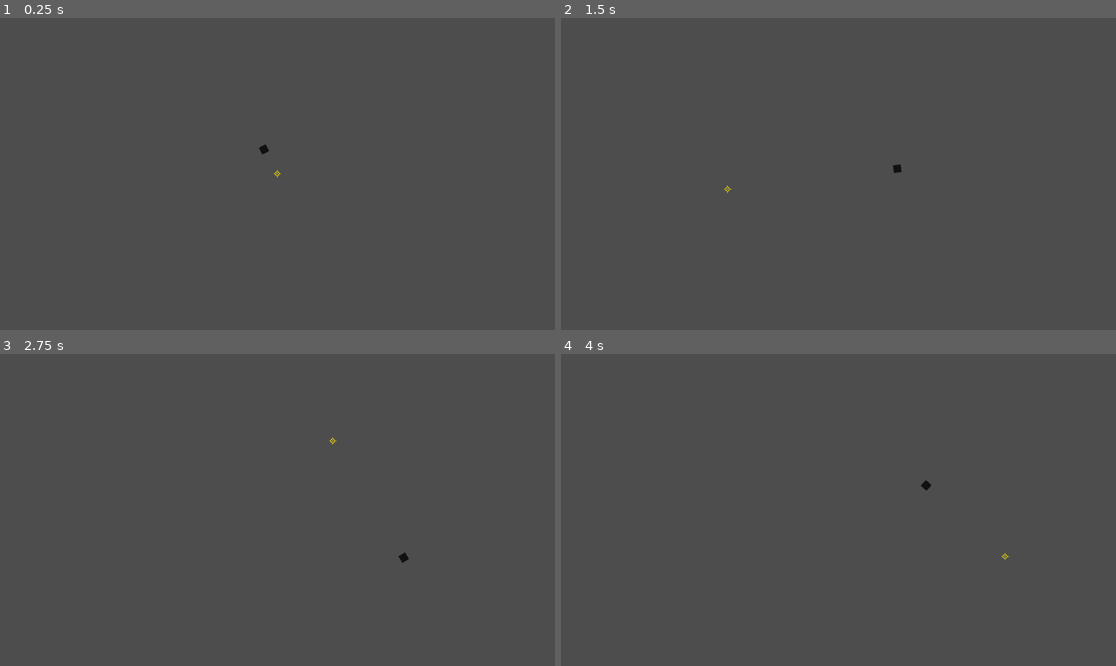
Above: before the commit, frames 1-4 (two rows, left to right).
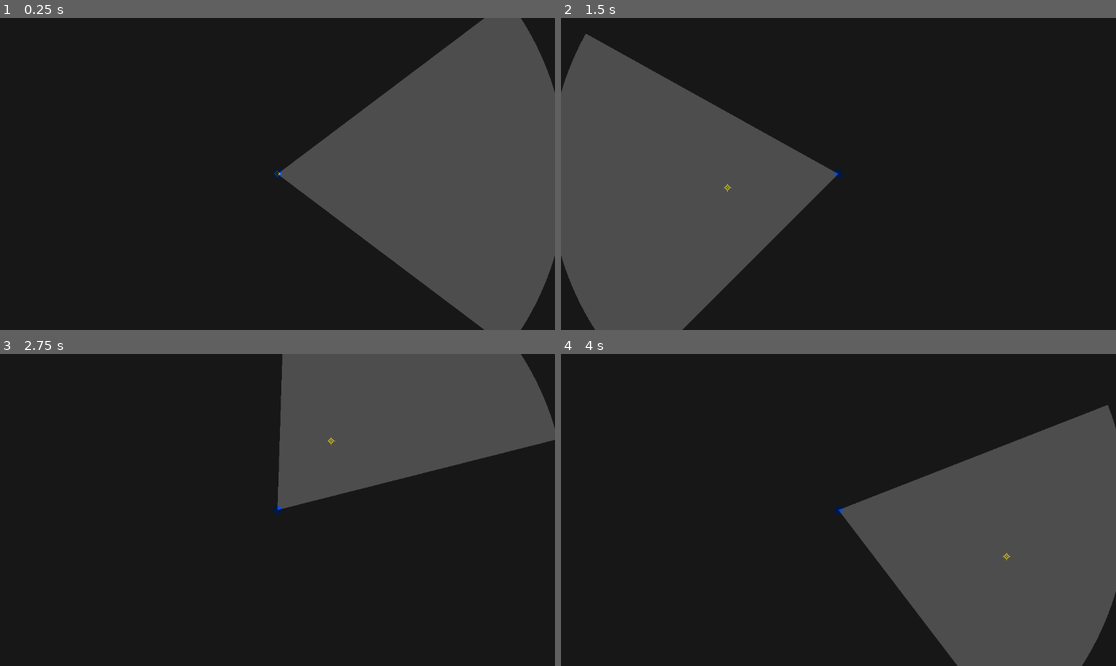
Above: after the commit, the same moments.

Repository: ClaudersonXavier/faculandia
Game: Godot game, scene res://scenes/cena_principal.tscn
Same seed, same stepped clock (60 frames per second), same inputs: the game is played once before the commit and once after it.
Inputs (mouse positions are in pixels of both pictures, inside the frame that each line leads up to):
- Up to frame 1 (0.25 s): no input
- Up to frame 2 (1.5 s): tap Enter at 0.5 s; move the mouse to (960, 158) at 0.52 s; hold Right (ui_right) 0.53-1.28 s; move the mouse to (727, 189) at 1.27 s; hold Down (ui_down) from 1.28 s (still down)
- Up to frame 3 (2.75 s): tap Space at 2 s; move the mouse to (333, 441) at 2.02 s; release Down (ui_down) at 2.03 s; hold Right (ui_right) from 2.03 s (still down)
- Up to frame 4 (4 s): move the mouse to (810, 572) at 2.77 s; release Right (ui_right) at 2.78 s; hold Up (ui_up) 2.78-3.53 s; move the mouse to (1005, 556) at 3.52 s; hold Left (ui_left) from 3.53 s (still down)

The runs differ from the first frame. In frame 1, 70% of the frame differs, in the area x 0-100%, y 0-100%; in frame 2, 71%; in frame 3, 81%; in frame 4, 72%.

Commit message:
feat: adicionando campo de visão conica ao player, opacidade do mundo fora do campo de visão e função de verificação de campo de visão.

Diff:
--- a/scenes/cena_principal.tscn
+++ b/scenes/cena_principal.tscn
@@ -1,12 +1,22 @@
 [gd_scene format=3 uid="uid://dphs6jpg12a2n"]
 
 [ext_resource type="Script" uid="uid://gm7dyni7wdu7" path="res://scripts/player_moviment.gd" id="1_52c58"]
-[ext_resource type="Texture2D" uid="uid://bu45iy4ixe3ve" path="res://sprites/player_placeholder.png" id="2_i37il"]
+[ext_resource type="Texture2D" uid="uid://beh2ilxgswjrg" path="res://sprites/player_placeholder.png" id="2_4m1tu"]
 [ext_resource type="Texture2D" uid="uid://c4sqt5p8s02l7" path="res://sprites/mira_placeholder.png" id="3_afkg8"]
 [ext_resource type="Script" uid="uid://boff4cv6ld4l0" path="res://scripts/crosshair.gd" id="4_r3ap5"]
+[ext_resource type="Shader" uid="uid://b7x1p12l55vt2" path="res://shaders/visao_conica.gdshader" id="5_shader"]
+[ext_resource type="Script" uid="uid://b7825i7ntlmhv" path="res://scripts/visibilidade.gd" id="6_4m1tu"]
 
 [sub_resource type="RectangleShape2D" id="RectangleShape2D_afkg8"]
 size = Vector2(16, 16)
+
+[sub_resource type="ShaderMaterial" id="ShaderMaterial_visao"]
+shader = ExtResource("5_shader")
+shader_parameter/player_screen_pos = Vector2(0, 0)
+shader_parameter/player_angle = 0.0
+shader_parameter/cone_half_angle = 0.0
+shader_parameter/vision_range = 0.0
+shader_parameter/darkness_alpha = 0.7
 
 [node name="MainLoop" type="Node2D" unique_id=1447878274]
 
@@ -21,11 +31,26 @@
 script = ExtResource("1_52c58")
 
 [node name="player_sprite" type="Sprite2D" parent="game_control/Player" unique_id=1511402002]
-texture = ExtResource("2_i37il")
+texture = ExtResource("2_4m1tu")
 
 [node name="player_collision" type="CollisionShape2D" parent="game_control/Player" unique_id=445350731]
 shape = SubResource("RectangleShape2D_afkg8")
 
+[node name="camera_player" type="Camera2D" parent="game_control/Player" unique_id=312255178]
+
 [node name="crosshair" type="Sprite2D" parent="game_control" unique_id=698244504]
 texture = ExtResource("3_afkg8")
 script = ExtResource("4_r3ap5")
+
+[node name="camada_ui" type="CanvasLayer" parent="." unique_id=1246862772]
+
+[node name="visibilidade" type="ColorRect" parent="camada_ui" unique_id=1446528238 node_paths=PackedStringArray("player")]
+material = SubResource("ShaderMaterial_visao")
+anchors_preset = 15
+anchor_right = 1.0
+anchor_bottom = 1.0
+grow_horizontal = 2
+grow_vertical = 2
+script = ExtResource("6_4m1tu")
+player = NodePath("../../game_control/Player")
+metadata/_edit_use_anchors_ = true
--- a/scripts/crosshair.gd
+++ b/scripts/crosshair.gd
@@ -7,5 +7,5 @@
 
 
 # Called every frame. 'delta' is the elapsed time since the previous frame.
-func _process(delta: float) -> void:
+func _physics_process(delta: float) -> void:
 	global_position = get_global_mouse_position()
--- a/scripts/player_moviment.gd
+++ b/scripts/player_moviment.gd
@@ -1,4 +1,9 @@
 extends CharacterBody2D
+
+@export var cone_angle = 75;
+@export var vision_range = 600;
+
+var aim_angle = 0;
 
 const SPEED = 200.0
 
@@ -6,7 +11,8 @@
 
 	var mouse_position = get_global_mouse_position()
 	var aim_direction = (mouse_position - global_position).normalized()
-	get_node("player_sprite").rotation = aim_direction.angle()
+	aim_angle = aim_direction.angle()
+	get_node("player_sprite").rotation = aim_angle
 
 	# Handle jump.
 	var ydirection = Input.get_axis("ui_up", "ui_down")
@@ -24,3 +30,18 @@
 		velocity.x = move_toward(velocity.x, 0, SPEED)
 
 	move_and_slide()
+
+func is_in_vision(target_pos: Vector2) -> bool:
+	var to_target = target_pos - global_position
+	var dist = to_target.length()
+
+	if dist > vision_range:
+		return false
+
+	var half_angle = deg_to_rad(cone_angle / 2.0)
+	var target_angle = to_target.angle()
+	var diff = abs(target_angle - aim_angle)
+	if diff > PI:
+		diff = TAU - diff
+
+	return diff < half_angle
--- /dev/null
+++ b/scripts/visibilidade.gd
@@ -0,0 +1,24 @@
+extends ColorRect
+
+@export var player: CharacterBody2D
+
+var opacidade = 0.7;
+
+# Called when the node enters the scene tree for the first time.
+func _ready() -> void:
+	visible = true;
+
+
+# Called every frame. 'delta' is the elapsed time since the previous frame.
+func _physics_process(delta: float) -> void:
+	var viewport_size = get_viewport().get_visible_rect().size
+	var player_screen = viewport_size / 2.0
+
+	var mouse_screen = get_viewport().get_mouse_position()
+	var aim_direction = (mouse_screen  - player_screen).normalized()
+
+	material.set_shader_parameter("player_screen_pos", player_screen)
+	material.set_shader_parameter("player_angle", aim_direction.angle())
+	material.set_shader_parameter("cone_half_angle", deg_to_rad(player.cone_angle/2))
+	material.set_shader_parameter("vision_range", player.vision_range)
+	material.set_shader_parameter("darkness_alpha", opacidade)
--- /dev/null
+++ b/shaders/visao_conica.gdshader
@@ -0,0 +1,22 @@
+shader_type canvas_item;
+
+uniform vec2 player_screen_pos;
+uniform float player_angle;
+uniform float cone_half_angle;
+uniform float vision_range;
+uniform float darkness_alpha : hint_range(0.0, 1.0) = 0.7;
+
+void fragment() {
+	vec2 pixel_pos = SCREEN_UV / SCREEN_PIXEL_SIZE;
+	vec2 to_pixel = pixel_pos - player_screen_pos;
+	float dist = length(to_pixel);
+	float pixel_angle = atan(to_pixel.y, to_pixel.x);
+	float angle_diff = abs(pixel_angle - player_angle);
+	if (angle_diff > 3.14159) angle_diff = 6.28318 - angle_diff;
+
+	if (dist < vision_range && angle_diff < cone_half_angle) {
+		COLOR.a = 0.0;
+	} else {
+   	    COLOR = vec4(0.0, 0.0, 0.0, darkness_alpha);
+	}
+}
Not shown, added: scripts/visibilidade.gd.uid
Not shown, added: shaders/visao_conica.gdshader.uid
Binary file changed: sprites/player_placeholder.png
Not shown, changed: sprites/player_placeholder.png.import
